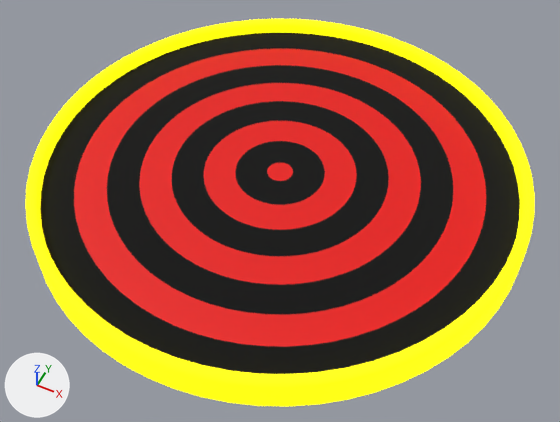
Renders of the FBX model RocketMan/Assets/Imports/LandingPad.fbx from each side of a commit.
Rendered twice from a camera (50 mm lens) standing at (0.995, -1.991, 2.318) and looking at (0.05, -0.101, -0.044). Every picture has the same lights, and +X, +Y and +Z are marked at lower left. Where no turn or scale is listed for an object, it has been applied to the vertices.

In view in the first picture: 'LaunchPad'.
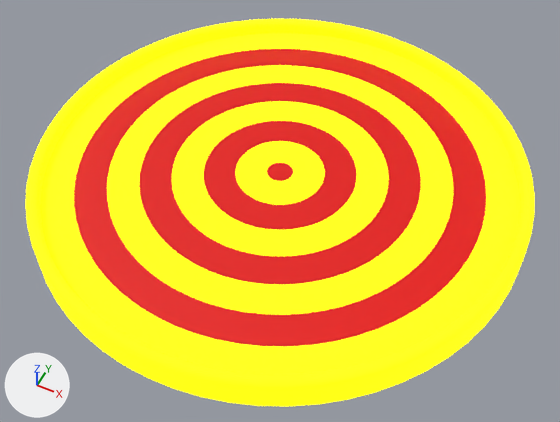
Commit message: Danny - Update Launchpad / LandingPad

Boxes [x1, y1, x2, y2] around the edits, measured in the pictures (560 x 422 px):
part 1 of me_cylinder_005, recoloured (black to yellow): [40, 33, 520, 374] in both

What the commit changed:
me_cylinder_005 has 1216 vertices, 1154 faces and spans x -1.0..1.0, y -1.0..1.0, z -0.01..0.13.
me_cylinder_005 is used by ob_launchpad; location (0.0, 0.0, 0.0).
me_cylinder_005 part 1: all 256 faces that had it switch from mat_black (black #000000) to mat_yellow (yellow #f9ff00).
